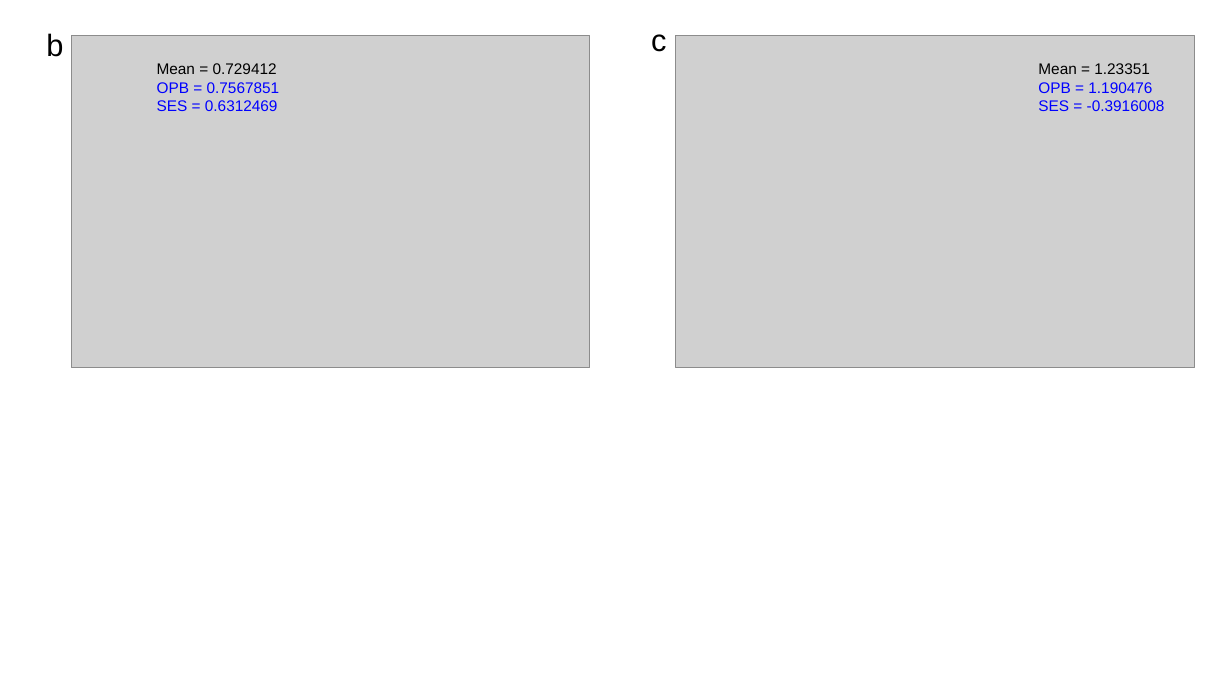
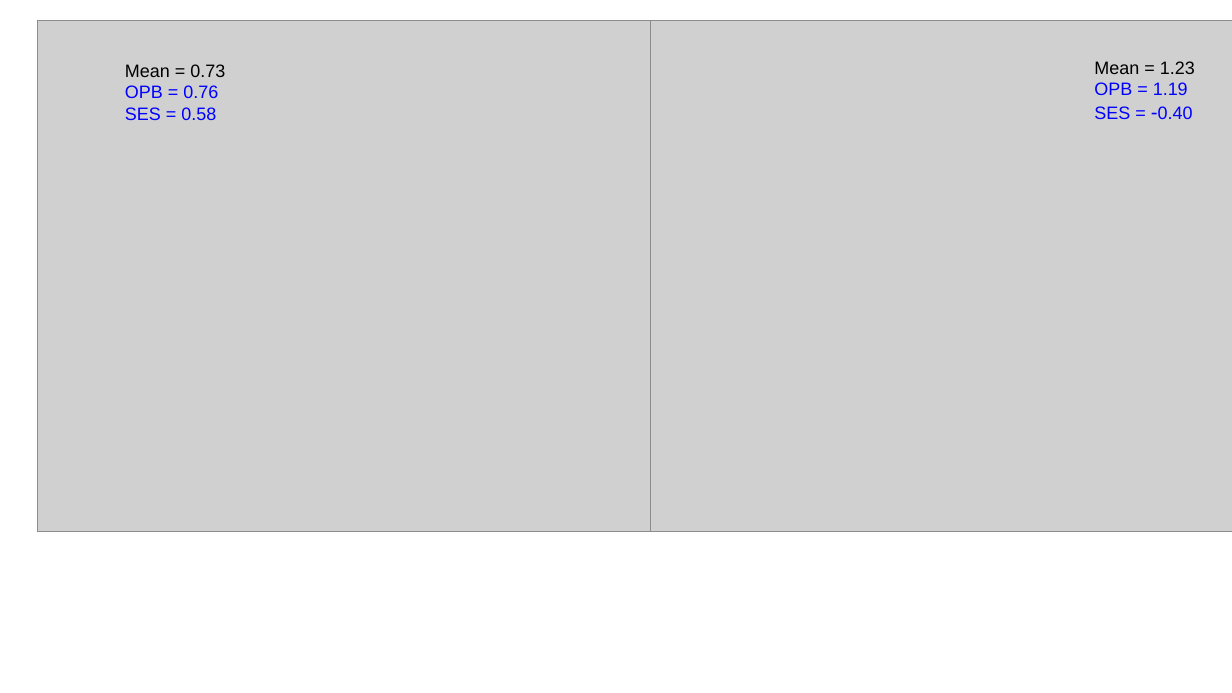
Before and after one commit to MatthewATTuck/Cetacean_Functional_Diversity, a slide deck: slide 7 of MatthewTuck_Honours/plots/image preparation for honours.pptx. Drawn at 1232x693 pixels with LibreOffice and Linux fonts; fonts in the diff are those of the drawing; grey boxes stand for pictures. Boxes give left, top, right and bottom in pixels: in the first picture for what was removed or moved away, otherwise in the second. Text is boxed around its words. In the diff, an @@ line names an element or a change of style, - is before the commit and + after.

```diff
--- a/MatthewTuck_Honours/plots/image preparation for honours.pptx
+++ b/MatthewTuck_Honours/plots/image preparation for honours.pptx
@@ picture resized from (x1=71, y1=35, x2=590, y2=368) to (x1=38, y1=21, x2=651, y2=532) @@
@@ picture resized from (x1=677, y1=35, x2=1195, y2=368) to (x1=651, y1=21, x2=1232, y2=532) @@
@@ text removed at (x1=46, y1=33, x2=63, y2=57) @@
-b
@@ text removed at (x1=651, y1=34, x2=666, y2=52) @@
-c
@@ text at (x1=125, y1=64, x2=225, y2=120): text changed; size 12 to 14 pt @@
-Mean = 0.729412
-OPB = 0.7567851
-SES = 0.6312469
+Mean = 0.73
+OPB = 0.76
+SES = 0.58
@@ text at (x1=1094, y1=61, x2=1195, y2=119): text changed; size 12 to 14 pt @@
-Mean = 1.23351
-OPB = 1.190476
-SES = -0.3916008
+Mean = 1.23
+OPB = 1.19
+SES = -0.40
```
Also in this commit, not shown: 1 other slide changed, 7 slides added, 6 slides removed, 32 other files.
